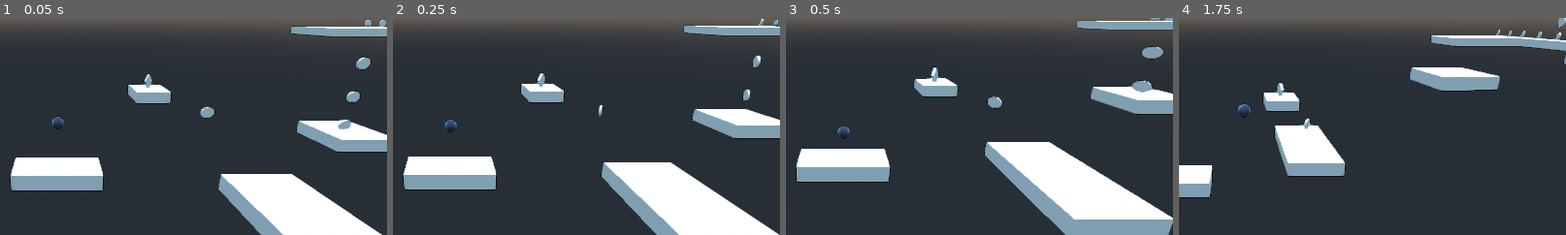
Above: before the commit, frames 1-4 (left to right).
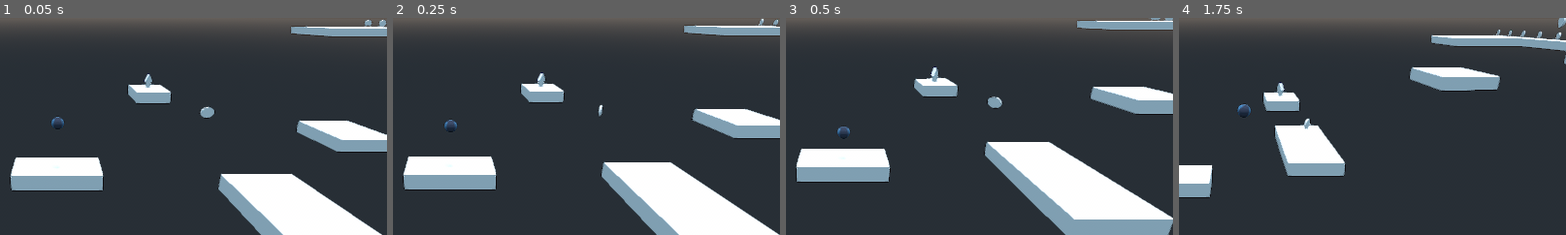
Above: after the commit, the same moments.

Repository: PedroCarbone/Oldies_2do_Parcial
Game: Godot game, scene res://scenes/EscenasGameplay/level 3/level_3.tscn
Same seed, same stepped clock (60 frames per second), same inputs: the game is played once before the commit and once after it. This scene is started directly instead of the project's main scene. The engine's default icon, where the game draws it, is replaced by a stand-in: a white triangle on a blue panel in a dark square.
Inputs:
- Up to frame 1 (0.05 s): no input
- Up to frame 2 (0.25 s): no input
- Up to frame 3 (0.5 s): no input
- Up to frame 4 (1.75 s): hold Right (ui_right) 0.53-1.28 s; tap Space (ui_select) at 0.77, 1.52 s; hold Down (ui_down) from 1.28 s (still down)
The pictures show only the part of the screen within x 43-92%, y 26-76%; the shares and areas given below are measured in that part.

The runs differ from the first frame. In frame 1, 0.5% of the frame differs, in the area x 87-96%, y 17-52%; in frame 2, 0.2%; in frame 3, 0.5%, in the area x 88-98%, y 12-35%; in frame 4, nothing differs.

Commit message:
Fixes
Posición inicial del jugador en el nivel 3
Fix de sonido de monedas en el nivel 3

Diff:
--- a/scenes/EscenasGameplay/level 3/level_3.tscn
+++ b/scenes/EscenasGameplay/level 3/level_3.tscn
@@ -12,21 +12,6 @@
 [sub_resource type="BoxShape" id=1]
 
 [sub_resource type="CubeMesh" id=2]
-
-[sub_resource type="Animation" id=3]
-length = 0.001
-tracks/0/type = "value"
-tracks/0/path = NodePath("../Player:translation")
-tracks/0/interp = 1
-tracks/0/loop_wrap = true
-tracks/0/imported = false
-tracks/0/enabled = true
-tracks/0/keys = {
-"times": PoolRealArray( 0 ),
-"transitions": PoolRealArray( 1 ),
-"update": 0,
-"values": [ Vector3( -0.892471, 2.13021, 0.256427 ) ]
-}
 
 [sub_resource type="Animation" id=4]
 resource_name = "respawn"
@@ -465,7 +450,6 @@
 
 [node name="animacion" type="AnimationPlayer" parent="Player"]
 root_node = NodePath("../../Limite")
-anims/RESET = SubResource( 3 )
 anims/respawn = SubResource( 4 )
 
 [node name="PlataformaPU" type="StaticBody" parent="."]
@@ -659,15 +643,6 @@
 [node name="Moneda" parent="." instance=ExtResource( 6 )]
 transform = Transform( 2, 0, 0, 0, 2, 0, 0, 0, 2, 0, 10.8226, 7.62939e-06 )
 
-[node name="Moneda2" parent="." instance=ExtResource( 6 )]
-transform = Transform( 2, 0, 0, 0, 2, 0, 0, 0, 2, 22.5871, 8.67519, 7.62939e-06 )
-
-[node name="Moneda3" parent="." instance=ExtResource( 6 )]
-transform = Transform( 2, 0, 0, 0, 2, 0, 0, 0, 2, 22.5871, 13.3626, 7.62939e-06 )
-
-[node name="Moneda4" parent="." instance=ExtResource( 6 )]
-transform = Transform( 2, 0, 0, 0, 2, 0, 0, 0, 2, 22.5871, 18.5877, 7.62939e-06 )
-
 [node name="Moneda5" parent="." instance=ExtResource( 6 )]
 transform = Transform( 2, 0, 0, 0, 2, 0, 0, 0, 2, 38.005, 27.4299, 7.62939e-06 )
 
@@ -688,192 +663,255 @@
 
 [node name="Moneda11" parent="." instance=ExtResource( 6 )]
 transform = Transform( 2, 0, 0, 0, 2, 0, 0, 0, 2, 69.1593, 23.4527, -5.21121 )
+visible = false
 
 [node name="Moneda12" parent="." instance=ExtResource( 6 )]
 transform = Transform( 2, 0, 0, 0, 2, 0, 0, 0, 2, 69.1593, 23.4527, -11.0304 )
+visible = false
 
 [node name="Moneda13" parent="." instance=ExtResource( 6 )]
 transform = Transform( 2, 0, 0, 0, 2, 0, 0, 0, 2, 69.1593, 23.4527, -16.4587 )
+visible = false
 
 [node name="Moneda14" parent="." instance=ExtResource( 6 )]
 transform = Transform( 2, 0, 0, 0, 2, 0, 0, 0, 2, 69.1593, 23.4527, -22.0174 )
+visible = false
 
 [node name="Moneda15" parent="." instance=ExtResource( 6 )]
 transform = Transform( 2, 0, 0, 0, 2, 0, 0, 0, 2, 69.1593, 23.4527, -26.9246 )
+visible = false
 
 [node name="Moneda16" parent="." instance=ExtResource( 6 )]
 transform = Transform( 2, 0, 0, 0, 2, 0, 0, 0, 2, 69.1593, 23.4527, -31.8318 )
+visible = false
 
 [node name="Moneda17" parent="." instance=ExtResource( 6 )]
 transform = Transform( 2, 0, 0, 0, 2, 0, 0, 0, 2, 69.1593, 23.4527, -37.043 )
+visible = false
 
 [node name="Moneda18" parent="." instance=ExtResource( 6 )]
 transform = Transform( 2, 0, 0, 0, 2, 0, 0, 0, 2, 69.1593, 23.4527, -42.2542 )
+visible = false
 
 [node name="Moneda19" parent="." instance=ExtResource( 6 )]
 transform = Transform( 2, 0, 0, 0, 2, 0, 0, 0, 2, 69.1593, 23.4527, -46.7706 )
+visible = false
 
 [node name="Moneda20" parent="." instance=ExtResource( 6 )]
 transform = Transform( 2, 0, 0, 0, 2, 0, 0, 0, 2, 69.1593, 23.4527, -51.2436 )
+visible = false
 
 [node name="Moneda22" parent="." instance=ExtResource( 6 )]
 transform = Transform( 2, 0, 0, 0, 2, 0, 0, 0, 2, 67.3755, 27.0946, -65.2575 )
+visible = false
 
 [node name="Moneda23" parent="." instance=ExtResource( 6 )]
 transform = Transform( 2, 0, 0, 0, 2, 0, 0, 0, 2, 70.8238, 27.0946, -65.2575 )
+visible = false
 
 [node name="Moneda26" parent="." instance=ExtResource( 6 )]
 transform = Transform( 2, 0, 0, 0, 2, 0, 0, 0, 2, 74.0238, 26.9608, -65.2575 )
+visible = false
 
 [node name="Moneda27" parent="." instance=ExtResource( 6 )]
 transform = Transform( 2, 0, 0, 0, 2, 0, 0, 0, 2, 77.5707, 26.9608, -65.2575 )
+visible = false
 
 [node name="Moneda30" parent="." instance=ExtResource( 6 )]
 transform = Transform( 2, 0, 0, 0, 2, 0, 0, 0, 2, 81.228, 26.7545, -65.2575 )
+visible = false
 
 [node name="Moneda31" parent="." instance=ExtResource( 6 )]
 transform = Transform( 2, 0, 0, 0, 2, 0, 0, 0, 2, 84.6583, 26.7545, -65.2575 )
+visible = false
 
 [node name="Moneda34" parent="." instance=ExtResource( 6 )]
 transform = Transform( 2, 0, 0, 0, 2, 0, 0, 0, 2, 88.2146, 27.1421, -65.2575 )
+visible = false
 
 [node name="Moneda35" parent="." instance=ExtResource( 6 )]
 transform = Transform( 2, 0, 0, 0, 2, 0, 0, 0, 2, 88.2146, 29.7878, -65.2575 )
+visible = false
 
 [node name="Moneda36" parent="." instance=ExtResource( 6 )]
 transform = Transform( 2, 0, 0, 0, 2, 0, 0, 0, 2, 88.2146, 32.5028, -65.2575 )
+visible = false
 
 [node name="Moneda37" parent="." instance=ExtResource( 6 )]
 transform = Transform( 2, 0, 0, 0, 2, 0, 0, 0, 2, 84.6199, 29.7878, -65.2575 )
+visible = false
 
 [node name="Moneda38" parent="." instance=ExtResource( 6 )]
 transform = Transform( 2, 0, 0, 0, 2, 0, 0, 0, 2, 84.6199, 32.5028, -65.2575 )
+visible = false
 
 [node name="Moneda39" parent="." instance=ExtResource( 6 )]
 transform = Transform( 2, 0, 0, 0, 2, 0, 0, 0, 2, 81.2445, 29.7878, -65.2575 )
+visible = false
 
 [node name="Moneda40" parent="." instance=ExtResource( 6 )]
 transform = Transform( 2, 0, 0, 0, 2, 0, 0, 0, 2, 81.2445, 32.5028, -65.2575 )
+visible = false
 
 [node name="Moneda41" parent="." instance=ExtResource( 6 )]
 transform = Transform( 2, 0, 0, 0, 2, 0, 0, 0, 2, 77.6214, 29.7878, -65.2575 )
+visible = false
 
 [node name="Moneda42" parent="." instance=ExtResource( 6 )]
 transform = Transform( 2, 0, 0, 0, 2, 0, 0, 0, 2, 77.6214, 32.5028, -65.2575 )
+visible = false
 
 [node name="Moneda43" parent="." instance=ExtResource( 6 )]
 transform = Transform( 2, 0, 0, 0, 2, 0, 0, 0, 2, 74.0702, 29.7878, -65.2575 )
+visible = false
 
 [node name="Moneda44" parent="." instance=ExtResource( 6 )]
 transform = Transform( 2, 0, 0, 0, 2, 0, 0, 0, 2, 74.0702, 32.5028, -65.2575 )
+visible = false
 
 [node name="Moneda45" parent="." instance=ExtResource( 6 )]
 transform = Transform( 2, 0, 0, 0, 2, 0, 0, 0, 2, 70.8867, 29.7878, -65.2575 )
+visible = false
 
 [node name="Moneda46" parent="." instance=ExtResource( 6 )]
 transform = Transform( 2, 0, 0, 0, 2, 0, 0, 0, 2, 70.8867, 32.5028, -65.2575 )
+visible = false
 
 [node name="Moneda47" parent="." instance=ExtResource( 6 )]
 transform = Transform( 2, 0, 0, 0, 2, 0, 0, 0, 2, 67.2742, 29.7878, -65.2575 )
+visible = false
 
 [node name="Moneda48" parent="." instance=ExtResource( 6 )]
 transform = Transform( 2, 0, 0, 0, 2, 0, 0, 0, 2, 67.2742, 32.5028, -65.2575 )
+visible = false
 
 [node name="Moneda49" parent="." instance=ExtResource( 6 )]
 transform = Transform( 2, 0, 0, 0, 2, 0, 0, 0, 2, 88.2146, 35.0097, -65.2575 )
+visible = false
 
 [node name="Moneda50" parent="." instance=ExtResource( 6 )]
 transform = Transform( 2, 0, 0, 0, 2, 0, 0, 0, 2, 84.6199, 35.0097, -65.2575 )
+visible = false
 
 [node name="Moneda51" parent="." instance=ExtResource( 6 )]
 transform = Transform( 2, 0, 0, 0, 2, 0, 0, 0, 2, 81.2445, 35.0097, -65.2575 )
+visible = false
 
 [node name="Moneda52" parent="." instance=ExtResource( 6 )]
 transform = Transform( 2, 0, 0, 0, 2, 0, 0, 0, 2, 77.6214, 35.0097, -65.2575 )
+visible = false
 
 [node name="Moneda53" parent="." instance=ExtResource( 6 )]
 transform = Transform( 2, 0, 0, 0, 2, 0, 0, 0, 2, 74.0702, 35.0097, -65.2575 )
+visible = false
 
 [node name="Moneda54" parent="." instance=ExtResource( 6 )]
 transform = Transform( 2, 0, 0, 0, 2, 0, 0, 0, 2, 70.8867, 35.0097, -65.2575 )
+visible = false
 
 [node name="Moneda55" parent="." instance=ExtResource( 6 )]
 transform = Transform( 2, 0, 0, 0, 2, 0, 0, 0, 2, 67.2742, 35.0097, -65.2575 )
+visible = false
 
 [node name="Moneda56" parent="." instance=ExtResource( 6 )]
 transform = Transform( 2, 0, 0, 0, 2, 0, 0, 0, 2, 83.6315, 42.6699, -65.6787 )
+visible = false
 
 [node name="Moneda57" parent="." instance=ExtResource( 6 )]
 transform = Transform( 2, 0, 0, 0, 2, 0, 0, 0, 2, 80.0368, 42.6699, -65.6073 )
+visible = false
 
 [node name="Moneda58" parent="." instance=ExtResource( 6 )]
 transform = Transform( 2, 0, 0, 0, 2, 0, 0, 0, 2, 76.6614, 42.6699, -65.6073 )
+visible = false
 
 [node name="Moneda59" parent="." instance=ExtResource( 6 )]
 transform = Transform( 2, 0, 0, 0, 2, 0, 0, 0, 2, 73.0383, 42.6699, -65.6073 )
+visible = false
 
 [node name="Moneda60" parent="." instance=ExtResource( 6 )]
 transform = Transform( 2, 0, 0, 0, 2, 0, 0, 0, 2, 69.4871, 42.6699, -65.6073 )
+visible = false
 
 [node name="Moneda61" parent="." instance=ExtResource( 6 )]
 transform = Transform( 2, 0, 0, 0, 2, 0, 0, 0, 2, 66.3036, 42.6699, -65.6073 )
+visible = false
 
 [node name="Moneda62" parent="." instance=ExtResource( 6 )]
 transform = Transform( 2, 0, 0, 0, 2, 0, 0, 0, 2, 62.6911, 42.6699, -65.6073 )
+visible = false
 
 [node name="Moneda63" parent="." instance=ExtResource( 6 )]
 transform = Transform( 2, 0, 0, 0, 2, 0, 0, 0, 2, 51.3529, 58.0531, -86.4577 )
+visible = false
 
 [node name="Moneda64" parent="." instance=ExtResource( 6 )]
 transform = Transform( 2, 0, 0, 0, 2, 0, 0, 0, 2, 48.1694, 58.0531, -86.4577 )
+visible = false
 
 [node name="Moneda65" parent="." instance=ExtResource( 6 )]
 transform = Transform( 2, 0, 0, 0, 2, 0, 0, 0, 2, 44.5569, 58.0531, -86.4577 )
+visible = false
 
 [node name="Moneda66" parent="." instance=ExtResource( 6 )]
 transform = Transform( 2, 0, 0, 0, 2, 0, 0, 0, 2, 51.3529, 58.0531, -90.3868 )
+visible = false
 
 [node name="Moneda67" parent="." instance=ExtResource( 6 )]
 transform = Transform( 2, 0, 0, 0, 2, 0, 0, 0, 2, 48.1694, 58.0531, -90.3868 )
+visible = false
 
 [node name="Moneda68" parent="." instance=ExtResource( 6 )]
 transform = Transform( 2, 0, 0, 0, 2, 0, 0, 0, 2, 44.5569, 58.0531, -90.3868 )
+visible = false
 
 [node name="Moneda69" parent="." instance=ExtResource( 6 )]
 transform = Transform( 2, 0, 0, 0, 2, 0, 0, 0, 2, 51.3529, 58.0531, -94.2336 )
+visible = false
 
 [node name="Moneda70" parent="." instance=ExtResource( 6 )]
 transform = Transform( 2, 0, 0, 0, 2, 0, 0, 0, 2, 48.1694, 58.0531, -94.2336 )
+visible = false
 
 [node name="Moneda71" parent="." instance=ExtResource( 6 )]
 transform = Transform( 2, 0, 0, 0, 2, 0, 0, 0, 2, 44.5569, 58.0531, -94.2336 )
+visible = false
 
 [node name="Moneda72" parent="." instance=ExtResource( 6 )]
 transform = Transform( 2, 0, 0, 0, 2, 0, 0, 0, 2, 51.3529, 58.0531, -98.06 )
+visible = false
 
 [node name="Moneda73" parent="." instance=ExtResource( 6 )]
 transform = Transform( 2, 0, 0, 0, 2, 0, 0, 0, 2, 48.1694, 58.0531, -98.06 )
+visible = false
 
 [node name="Moneda74" parent="." instance=ExtResource( 6 )]
 transform = Transform( 2, 0, 0, 0, 2, 0, 0, 0, 2, 44.5569, 58.0531, -98.06 )
+visible = false
 
 [node name="Moneda75" parent="." instance=ExtResource( 6 )]
 transform = Transform( 2, 0, 0, 0, 2, 0, 0, 0, 2, 117.125, 41.7726, -66.8487 )
+visible = false
 
 [node name="Moneda76" parent="." instance=ExtResource( 6 )]
 transform = Transform( 2, 0, 0, 0, 2, 0, 0, 0, 2, 171.944, 70.294, -66.8487 )
+visible = false
 
 [node name="Moneda77" parent="." instance=ExtResource( 6 )]
 transform = Transform( 2, 0, 0, 0, 2, 0, 0, 0, 2, 144.152, 53.8349, -66.8487 )
+visible = false
 
 [node name="Moneda78" parent="." instance=ExtResource( 6 )]
 transform = Transform( 2, 0, 0, 0, 2, 0, 0, 0, 2, 223.071, 83.064, -66.924 )
+visible = false
 
 [node name="Moneda79" parent="." instance=ExtResource( 6 )]
 transform = Transform( 2, 0, 0, 0, 2, 0, 0, 0, 2, 223.071, 86.4965, -66.924 )
+visible = false
 
 [node name="Moneda80" parent="." instance=ExtResource( 6 )]
 transform = Transform( 2, 0, 0, 0, 2, 0, 0, 0, 2, 223.071, 90.2314, -66.924 )
+visible = false
 
 [node name="UI" type="CanvasLayer" parent="."]
 
@@ -895,7 +933,6 @@
 [node name="hp2" type="AnimatedSprite" parent="UI/Control/HP"]
 position = Vector2( 292.087, 101.448 )
 frames = SubResource( 15 )
-frame = 1
 
 [node name="hp3" type="AnimatedSprite" parent="UI/Control/HP"]
 position = Vector2( 448.358, 101.448 )
Not shown: 1 places in scenes/EscenasGameplay/level 3/level_3.tscn that only renumber resources
